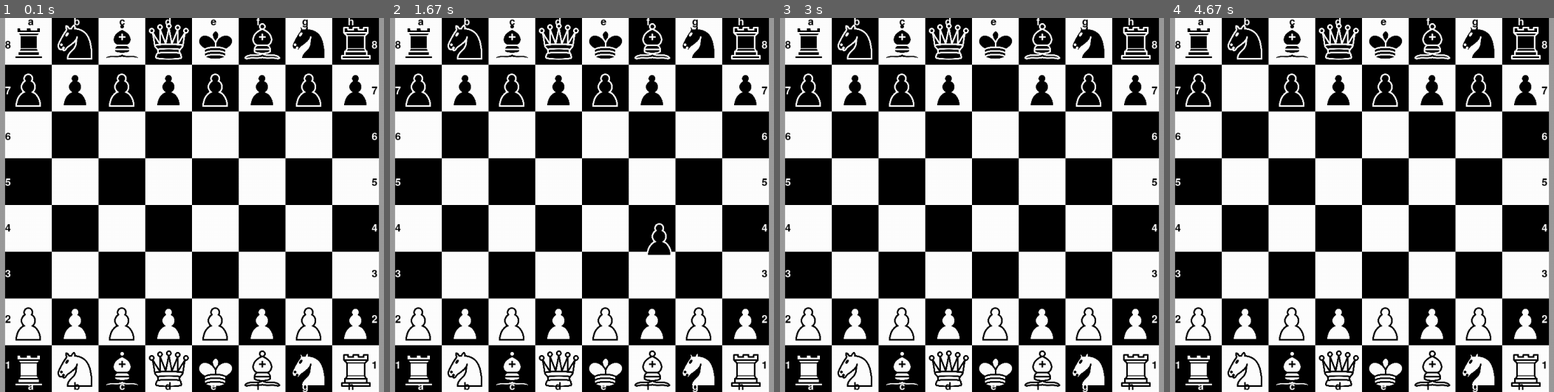
Above: before the commit, frames 1-4 (left to right).
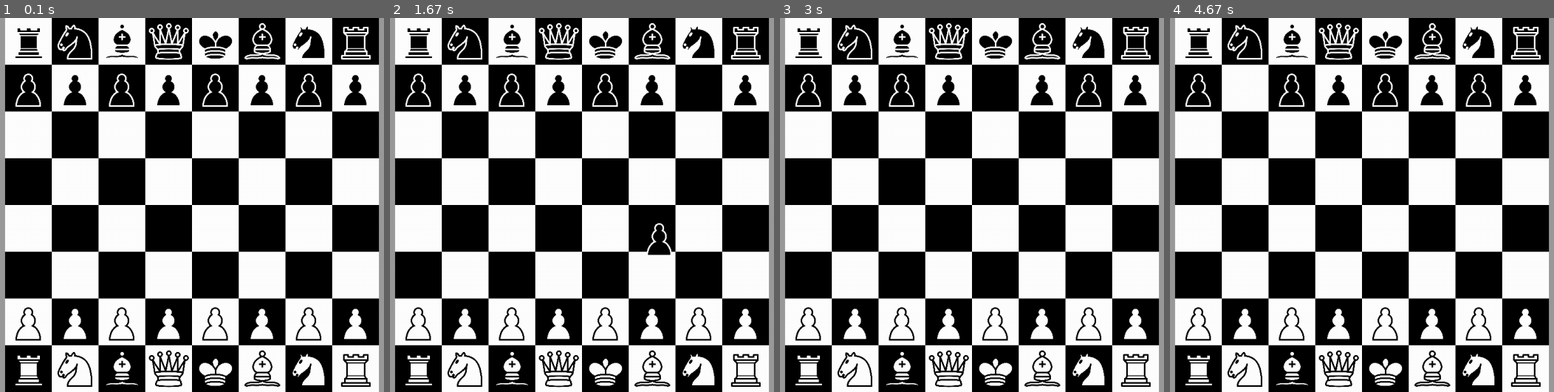
Above: after the commit, the same moments.

Repository: Paxnar/Chesss
Game: pygame game, started from games/chess/main.py
The game is run twice, just before and just after one commit, with the same random seed, the same clock (stepped at 60 frames per second) and the same inputs.
Inputs (mouse positions are in pixels of both pictures, inside the frame that each line leads up to):
- Up to frame 1 (0.1 s): no input
- Up to frame 2 (1.67 s): click (582, 205) at 0.38 s; click (678, 74) at 1.28 s; move the mouse to (658, 238) at 1.53 s
- Up to frame 3 (3 s): click (1048, 238) at 1.73 s; click (983, 77) at 2.3 s; click (941, 302) at 2.93 s
- Up to frame 4 (4.67 s): click (1254, 81) at 4.3 s

The runs differ from the first frame. In frame 1, 0.7% of the frame differs, in the area x 1-99%, y 0-100%; in frame 2, 0.7%; in frame 3, 0.7%; in frame 4, 0.7%.

Commit message:
шахматы - мат - version 6 (спрятал буквы и цифры)

Diff:
--- a/games/chess/main.py
+++ b/games/chess/main.py
@@ -1033,10 +1033,10 @@
             screen.fill(pygame.Color(155, 155, 155))
             draw(screen, int(chisla[1]))
             boardpygame.render(screen, board.field, board)
-            start_screen(screen, 'black', -2)
+            '''start_screen(screen, 'black', -2)
             start_screen(screen, 'white', 700)
             start_screen(screen, 'black', 280, vertical=True)
-            start_screen(screen, 'white', 986, vertical=True)
+            start_screen(screen, 'white', 986, vertical=True)'''
             if event.type == pygame.MOUSEBUTTONDOWN:
                 boardpygame.get_click(event.pos, screen, board)
             if event.type == pygame.MOUSEMOTION and boardpygame.selected == 'piece':
